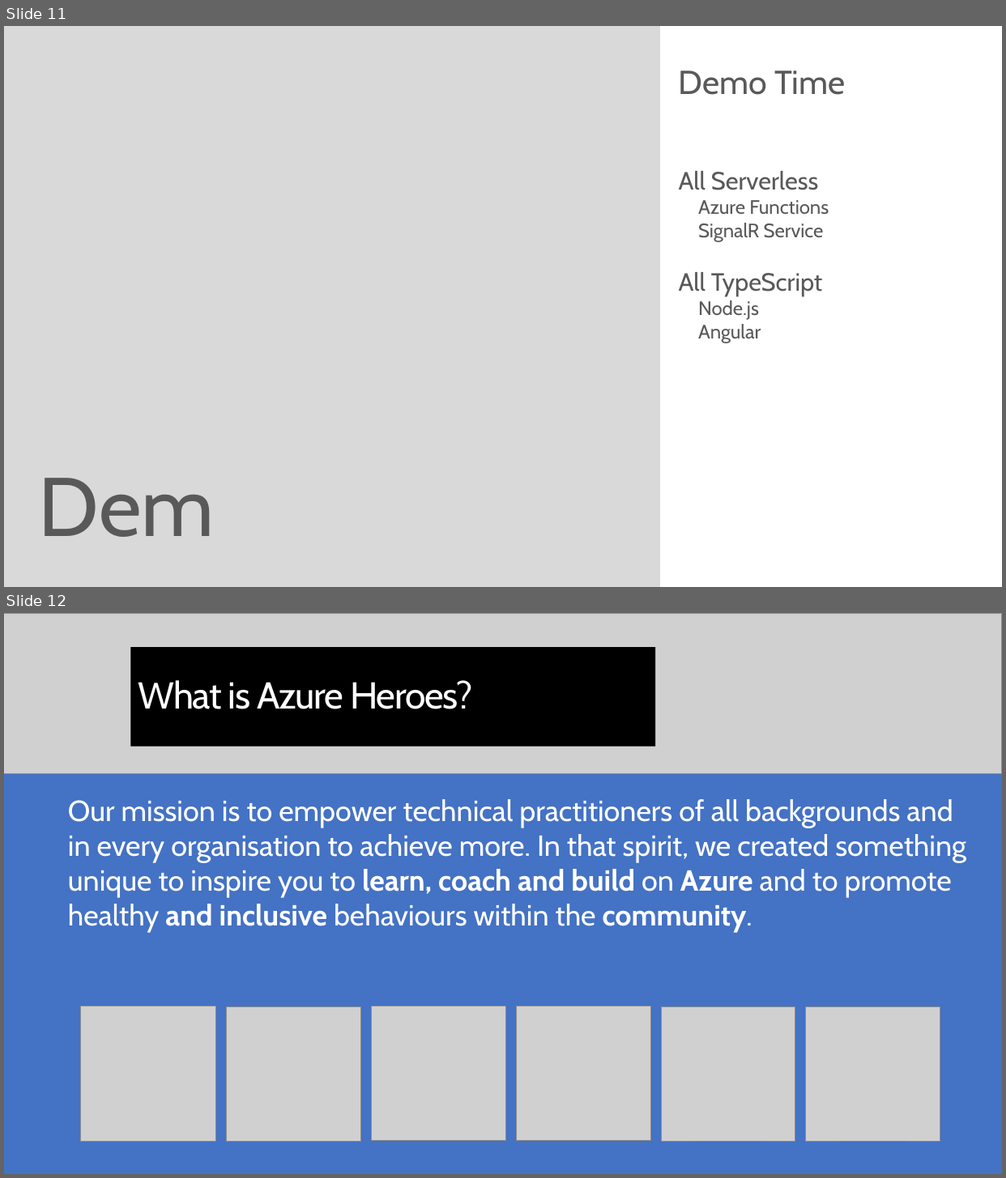
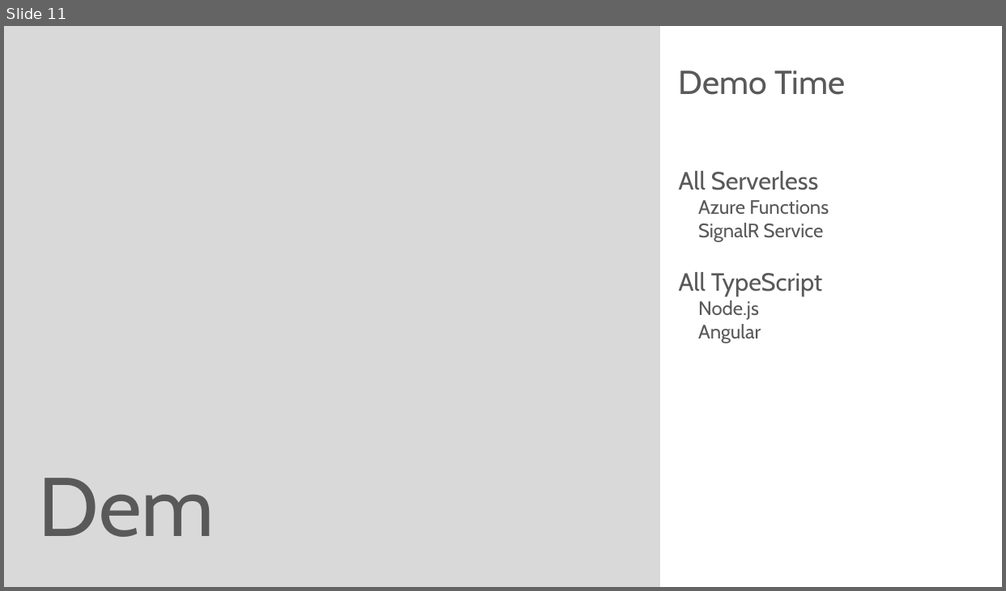
Before and after one commit to rstropek/Samples, a slide deck: AsyncAngular/Slides/AsyncServerless.pptx. Shown one above the other, each under a label of ours: slides 11 and 12 before the commit, slide 11 after it. The pictures are 1006x1178 and 1006x591 pixels, drawn with LibreOffice and Linux fonts; fonts in the diff are those of the drawing; grey boxes stand for pictures. Boxes give left, top, right and bottom in pixels: in the first picture for what was removed or moved away, otherwise in the second. Text is boxed around its words. In the diff, an @@ line names an element or a change of style, - is before the commit and + after.

```diff
--- a/AsyncAngular/Slides/AsyncServerless.pptx
+++ b/AsyncAngular/Slides/AsyncServerless.pptx
@@ slide 12 removed at bbox=[4, 613, 1002, 1174], background #4472C4 @@
@@ picture removed at bbox=[4, 613, 1001, 774] @@
@@ title removed at bbox=[130, 648, 655, 747] @@
-What is Azure Heroes?
@@ text removed at bbox=[68, 799, 966, 933] @@
-Our mission is to empower technical practitioners of all backgrounds and in every organisation to achieve more. In that spirit, we created something unique to inspire you to learn, coach and build on Azure and to promote healthy and inclusive behaviours within the community.
@@ picture removed at bbox=[80, 1006, 216, 1142] @@
@@ picture removed at bbox=[226, 1007, 360, 1142] @@
@@ picture removed at bbox=[372, 1007, 505, 1141] @@
@@ picture removed at bbox=[516, 1007, 650, 1141] @@
@@ picture removed at bbox=[661, 1007, 795, 1141] @@
@@ picture removed at bbox=[806, 1007, 940, 1141] @@
```
Also in this commit, not shown: 3 slides changed, 1 other slide removed.
